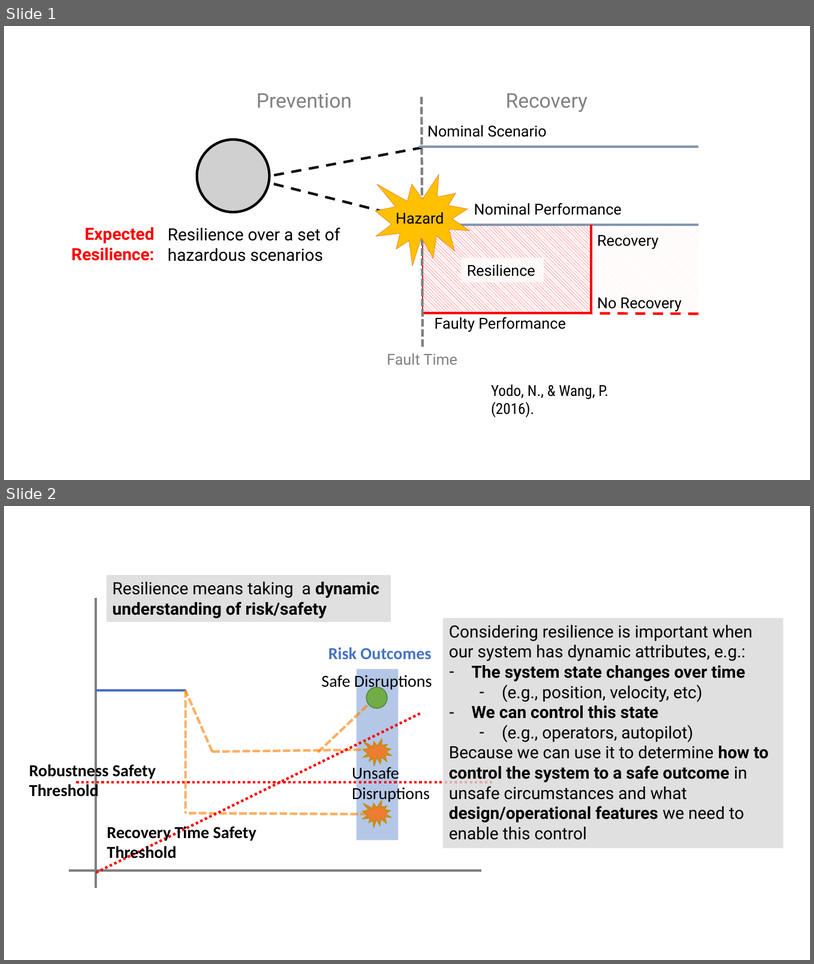
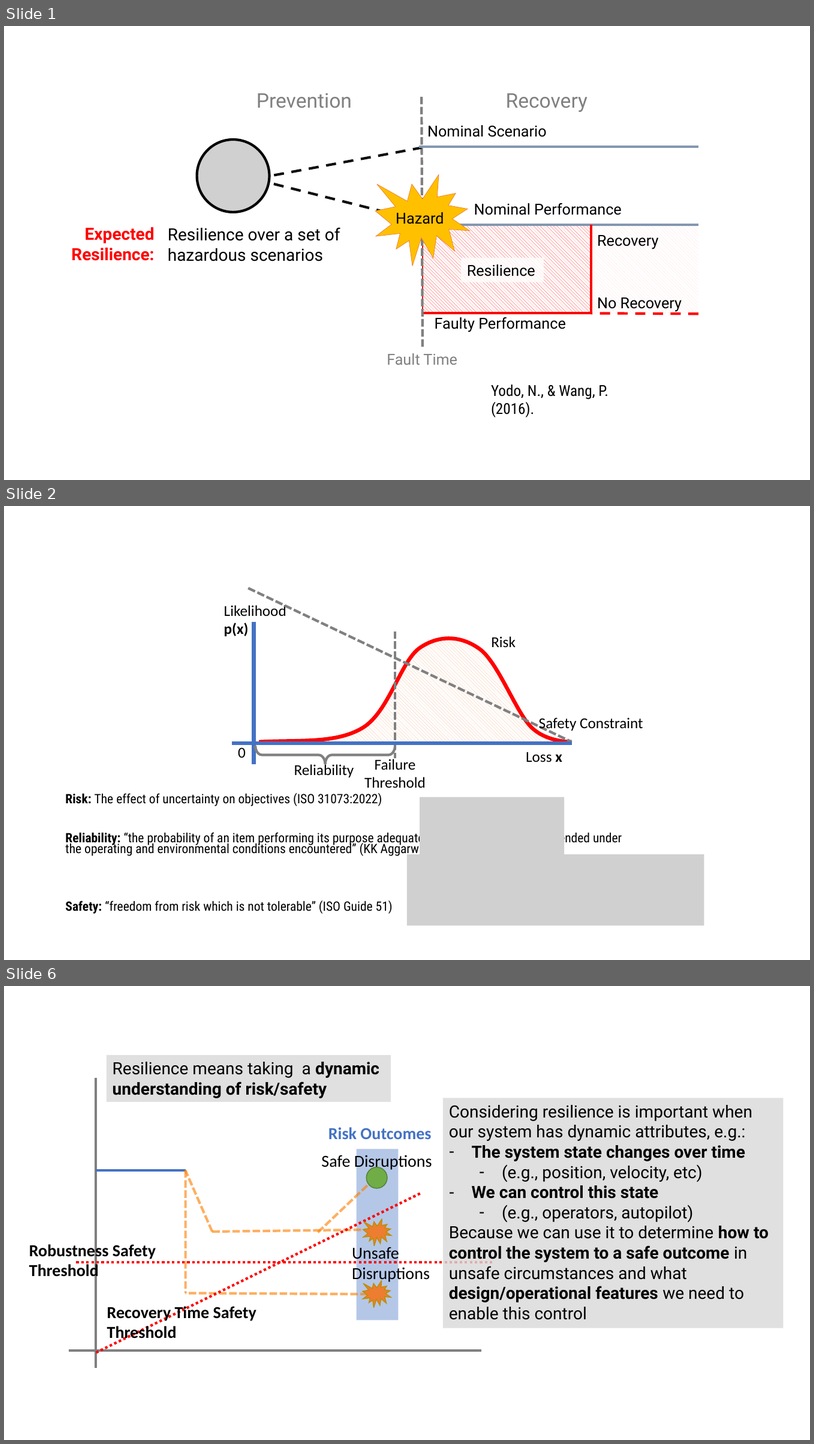
Before and after one commit to nasa/fmdtools, a slide deck: docs-source/figures/powerpoint/powerpoint_figures.pptx. Shown one above the other, each under a label of ours: slides 1 and 2 before the commit, slides 1, 2 and 6 after it; the slides between them are not shown. The pictures are 814x964 and 814x1444 pixels, drawn with LibreOffice and Linux fonts; fonts in the diff are those of the drawing; grey boxes stand for pictures. Boxes give left, top, right and bottom in pixels: in the first picture for what was removed or moved away, otherwise in the second. Text is boxed around its words. In the diff, an @@ line names an element or a change of style, - is before the commit and + after.

```diff
--- a/docs-source/figures/powerpoint/powerpoint_figures.pptx
+++ b/docs-source/figures/powerpoint/powerpoint_figures.pptx
@@ slide 2 added at (x1=4, y1=506, x2=810, y2=960), background #FFFFFF @@
@@ line added from (248, 588) to (572, 742), #808080 3 pt dashed @@
@@ text added at (x1=224, y1=604, x2=287, y2=636), 18 pt, text #000000 @@
+Likelihood
+p(x)
@@ line added from (254, 622) to (254, 764), #4472C4 4.5 pt @@
@@ line added from (395, 631) to (395, 758), #808080 3 pt dashed @@
@@ freeform shape added at (x1=259, y1=639, x2=572, y2=742), fill pattern #F4B183 on #FFFFFF, outline #FF0000 4.5 pt @@
@@ text added at (x1=491, y1=636, x2=516, y2=648), 18 pt, text #000000 @@
+Risk
@@ text added at (x1=539, y1=717, x2=643, y2=732), 18 pt, text #000000 @@
+Safety Constraint
@@ line added from (232, 743) to (572, 743), #4472C4 4.5 pt @@
@@ text added at (x1=238, y1=747, x2=246, y2=757), 18 pt, text #000000 @@
+0
@@ right brace added at (x1=255, y1=746, x2=395, y2=764), outline #808080 3 pt @@
@@ text added at (x1=365, y1=757, x2=426, y2=788), 18 pt, text #000000 @@
+Failure
+Threshold
@@ text added at (x1=526, y1=751, x2=563, y2=762), 18 pt, text #000000 @@
+Loss x
@@ text added at (x1=294, y1=762, x2=354, y2=777), 18 pt, text #000000 @@
+Reliability
@@ text added at (x1=65, y1=793, x2=622, y2=913), 15.4 pt, text #000000 @@
+Risk: The effect of uncertainty on objectives (ISO 31073:2022)
+Reliability: “the probability of an item performing its purpose adequately for the period of time intended under the operating and environmental conditions encountered” (KK Aggarwal, 1993)
+Safety: “freedom from risk which is not tolerable” (ISO Guide 51)
@@ picture added at (x1=420, y1=797, x2=565, y2=855) @@
@@ picture added at (x1=407, y1=855, x2=705, y2=926) @@
@@ what was slide 2 is now slide 6 @@
```
Also in this commit, not shown: 4 slides changed, 3 other slides added, 8 other files.
